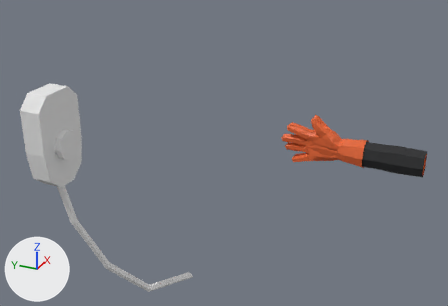
One commit to the Blender file Assets/Models/firstperson/Hands.blend: the scene before it, then after it.
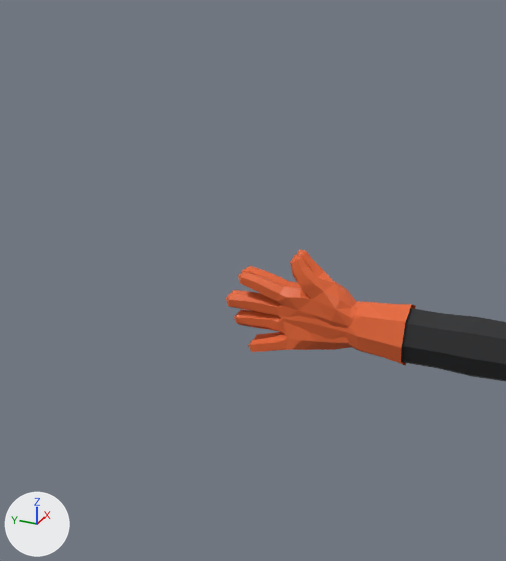
Old and new are each drawn whole from a 50 mm camera at (-0.821, -0.063, 0.214) aimed at (-0.11, 0.257, -0.141) and again close up on the part from 40% to 92% of the width and 0% to 84% of the height. The axes (+X, +Y, +Z) are drawn at lower left. The lights are the same throughout.

Objects in the first close-up: 'HandL', 'HandR'.
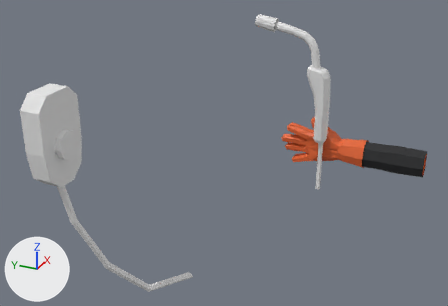
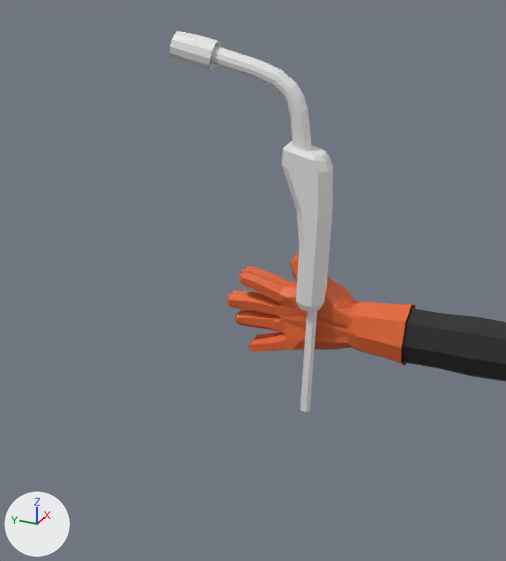
Changed parts and their boxes (x1, y1, x2, y2) in the close-ups (506 x 561 px):
'Welder', added
    after: (169, 31, 333, 412)

The change, as a list of edits to the scene's bpy script:
```text
Add me_welder:
    me_welder.from_pydata(...)  # 256 vertices, 234 faces; spans x -0.012..0.012, y -0.019..0.107, z -0.204..0.081
Add ob_welder:
    ob_welder = bpy.data.objects.new('Welder', me_welder)
    ob_welder.location = (0.0955, 0.1854, -0.0737)
```
